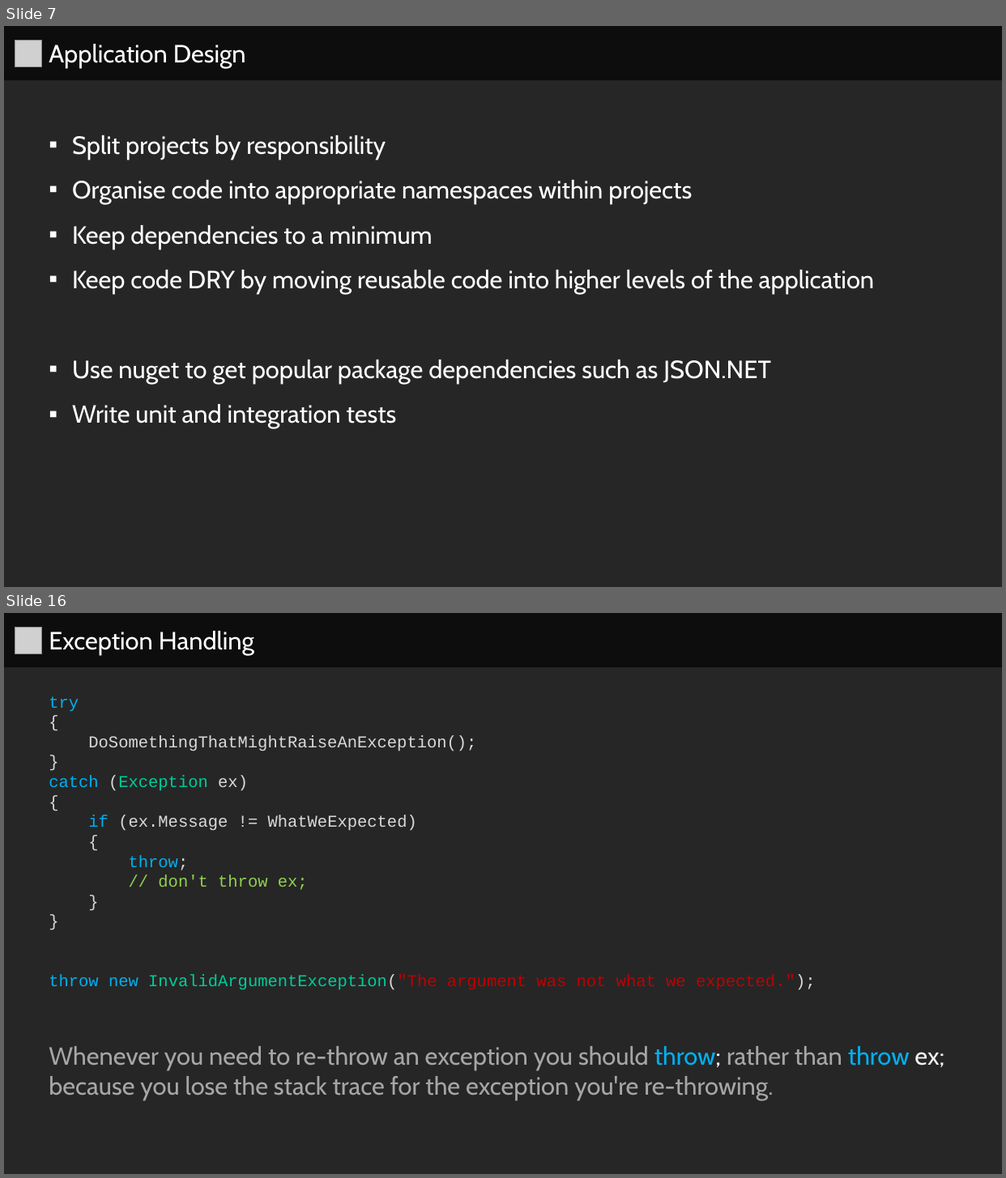
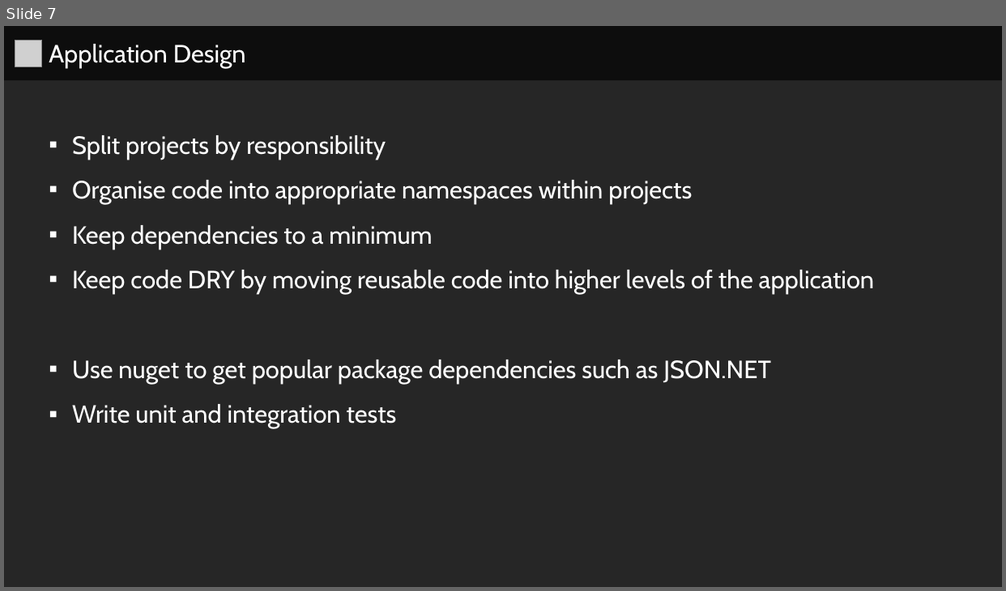
Before and after one commit to series0ne/DotNetFundamentalsWithCSharp, a slide deck: Lesson 7/Lesson 7.pptx. Shown one above the other, each under a label of ours: slides 7 and 16 before the commit, slide 7 after it; the slides between them are not shown. The pictures are 1006x1178 and 1006x591 pixels, drawn with LibreOffice and Linux fonts; fonts in the diff are those of the drawing; grey boxes stand for pictures. Boxes give left, top, right and bottom in pixels: in the first picture for what was removed or moved away, otherwise in the second. Text is boxed around its words. In the diff, an @@ line names an element or a change of style, - is before the commit and + after.

```diff
--- a/Lesson 7/Lesson 7.pptx
+++ b/Lesson 7/Lesson 7.pptx
@@ slide 16 removed at [4, 613, 1002, 1174], background #262626 @@
@@ rectangle removed at [4, 613, 1002, 667] @@
-  Exception Handling
@@ picture removed at [15, 628, 42, 654] @@
@@ rectangle removed at [4, 667, 1002, 1174] @@
-  try
-  {
-  DoSomethingThatMightRaiseAnException();
-  }
-  catch (Exception ex)
-  {
-  if (ex.Message != WhatWeExpected)
-  {
-  throw;
-  // don't throw ex;
-  }
-  }
-  throw new InvalidArgumentException("The argument was not what we expected.");
-  Whenever you need to re-throw an exception you should throw; rather than throw ex; because you lose the stack trace for the exception you're re-throwing.
```
Also in this commit, not shown: 5 slides changed, 11 other slides removed, 5 other files.
